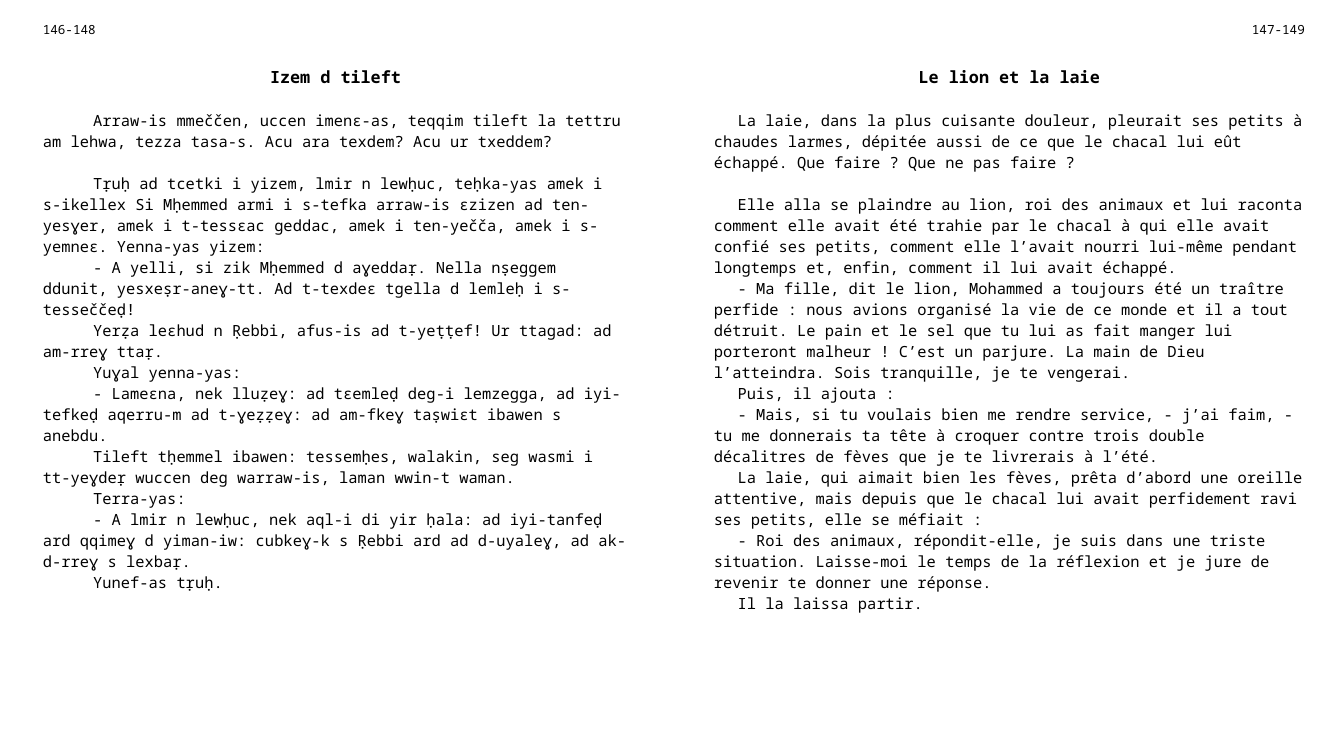
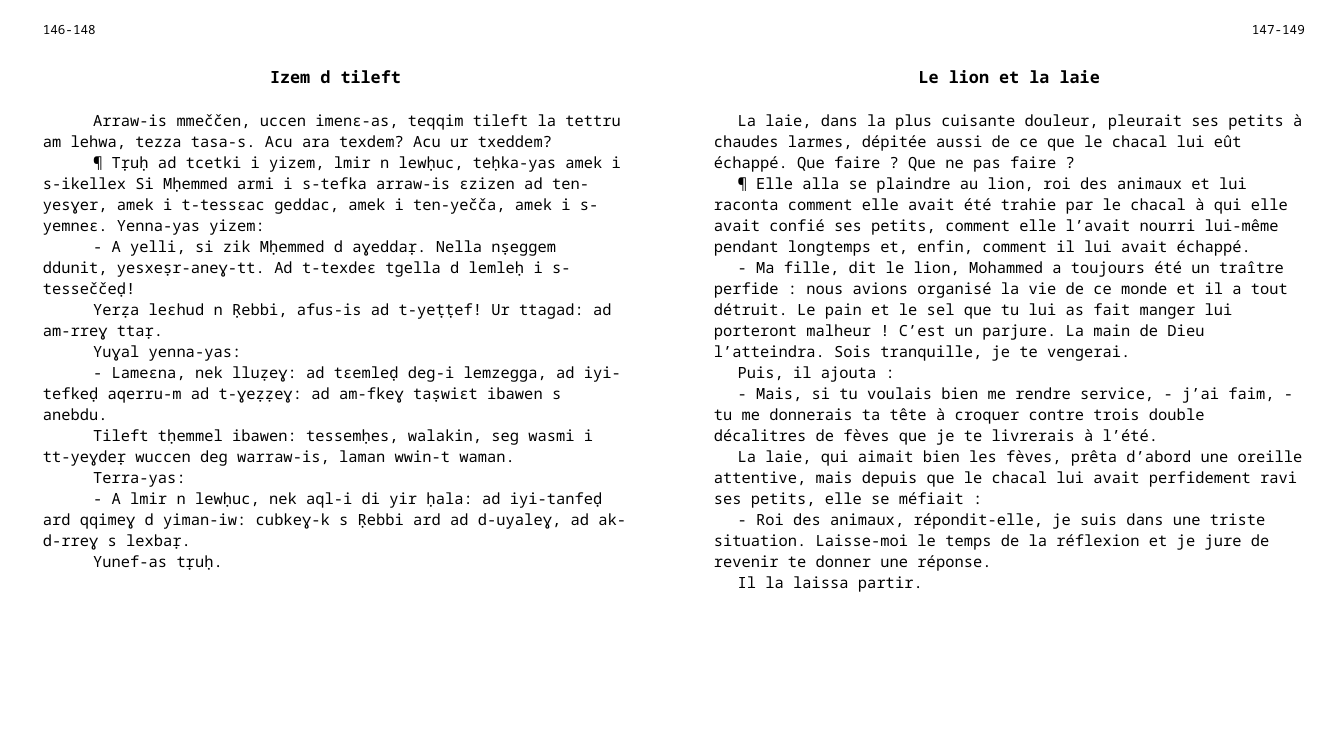
Before and after one commit to sferhah/tamacahut_n_wuccen, a slide deck: slide 56 of Uccen.ConsoleApp/uccen.pptx. Drawn at 1344x756 pixels with LibreOffice and Linux fonts; fonts in the diff are those of the drawing. Boxes give left, top, right and bottom in pixels: in the first picture for what was removed or moved away, otherwise in the second. Text is boxed around its words. In the diff, an @@ line names an element or a change of style, - is before the commit and + after.

```diff
--- a/Uccen.ConsoleApp/uccen.pptx
+++ b/Uccen.ConsoleApp/uccen.pptx
@@ table at box(32, 16, 1315, 729) @@
-row 3, column 1: Arraw-is mmeččen, uccen imenɛ-as, teqqim tileft la tettru am lehwa, tezza tasa-s. Acu ara texdem? Acu ur txeddem? / Tṛuḥ ad tcetki i yizem, lmir n lewḥuc, teḥka-yas amek i s-ikellex Si Mḥemmed armi i s-tefka arraw-is ɛzizen ad ten-yesɣer, amek i t-tessɛac geddac, amek i ten-yečča, amek i s-yemneɛ. Yenna-yas yizem: / - A yelli, si zik Mḥemmed d aɣeddaṛ. Nella nṣeggem ddunit, yesxeṣr-aneɣ-tt. Ad t-texdeɛ tgella d lemleḥ i s-tesseččeḍ! / Yerẓa leɛhud n Ṛebbi, afus-is ad t-yeṭṭef! Ur ttagad: ad am-rreɣ ttaṛ. / Yuɣal yenna-yas: / - Lameɛna, nek lluẓeɣ: ad tɛemleḍ deg-i lemzegga, ad iyi-tefkeḍ aqerru-m ad t-ɣeẓẓeɣ: ad am-fkeɣ taṣwiɛt ibawen s anebdu. / Tileft tḥemmel ibawen: tessemḥes, walakin, seg wasmi i tt-yeɣdeṛ wuccen deg warraw-is, laman wwin-t waman. / Terra-yas: / - A lmir n lewḥuc, nek aql-i di yir ḥala: ad iyi-tanfeḍ ard qqimeɣ d yiman-iw: cubkeɣ-k s Ṛebbi ard ad d-uyaleɣ, ad ak-d-rreɣ s lexbaṛ. / Yunef-as tṛuḥ.
+row 3, column 1: Arraw-is mmeččen, uccen imenɛ-as, teqqim tileft la tettru am lehwa, tezza tasa-s. Acu ara texdem? Acu ur txeddem? / ¶ Tṛuḥ ad tcetki i yizem, lmir n lewḥuc, teḥka-yas amek i s-ikellex Si Mḥemmed armi i s-tefka arraw-is ɛzizen ad ten-yesɣer, amek i t-tessɛac geddac, amek i ten-yečča, amek i s-yemneɛ. Yenna-yas yizem: / - A yelli, si zik Mḥemmed d aɣeddaṛ. Nella nṣeggem ddunit, yesxeṣr-aneɣ-tt. Ad t-texdeɛ tgella d lemleḥ i s-tesseččeḍ! / Yerẓa leɛhud n Ṛebbi, afus-is ad t-yeṭṭef! Ur ttagad: ad am-rreɣ ttaṛ. / Yuɣal yenna-yas: / - Lameɛna, nek lluẓeɣ: ad tɛemleḍ deg-i lemzegga, ad iyi-tefkeḍ aqerru-m ad t-ɣeẓẓeɣ: ad am-fkeɣ taṣwiɛt ibawen s anebdu. / Tileft tḥemmel ibawen: tessemḥes, walakin, seg wasmi i tt-yeɣdeṛ wuccen deg warraw-is, laman wwin-t waman. / Terra-yas: / - A lmir n lewḥuc, nek aql-i di yir ḥala: ad iyi-tanfeḍ ard qqimeɣ d yiman-iw: cubkeɣ-k s Ṛebbi ard ad d-uyaleɣ, ad ak-d-rreɣ s lexbaṛ. / Yunef-as tṛuḥ.
-row 3, column 3: La laie, dans la plus cuisante douleur, pleurait ses petits à chaudes larmes, dépitée aussi de ce que le chacal lui eût échappé. Que faire ? Que ne pas faire ? / Elle alla se plaindre au lion, roi des animaux et lui raconta comment elle avait été trahie par le chacal à qui elle avait confié ses petits, comment elle l’avait nourri lui-même pendant longtemps et, enfin, comment il lui avait échappé. / - Ma fille, dit le lion, Mohammed a toujours été un traître perfide : nous avions organisé la vie de ce monde et il a tout détruit. Le pain et le sel que tu lui as fait manger lui porteront malheur ! C’est un parjure. La main de Dieu l’atteindra. Sois tranquille, je te vengerai. / Puis, il ajouta : / - Mais, si tu voulais bien me rendre service, - j’ai faim, - tu me donnerais ta tête à croquer contre trois double décalitres de fèves que je te livrerais à l’été. / La laie, qui aimait bien les fèves, prêta d’abord une oreille attentive, mais depuis que le chacal lui avait perfidement ravi ses petits, elle se méfiait : / - Roi des animaux, répondit-elle, je suis dans une triste situation. Laisse-moi le temps de la réflexion et je jure de revenir te donner une réponse. / Il la laissa partir.
+row 3, column 3: La laie, dans la plus cuisante douleur, pleurait ses petits à chaudes larmes, dépitée aussi de ce que le chacal lui eût échappé. Que faire ? Que ne pas faire ? / ¶ Elle alla se plaindre au lion, roi des animaux et lui raconta comment elle avait été trahie par le chacal à qui elle avait confié ses petits, comment elle l’avait nourri lui-même pendant longtemps et, enfin, comment il lui avait échappé. / - Ma fille, dit le lion, Mohammed a toujours été un traître perfide : nous avions organisé la vie de ce monde et il a tout détruit. Le pain et le sel que tu lui as fait manger lui porteront malheur ! C’est un parjure. La main de Dieu l’atteindra. Sois tranquille, je te vengerai. / Puis, il ajouta : / - Mais, si tu voulais bien me rendre service, - j’ai faim, - tu me donnerais ta tête à croquer contre trois double décalitres de fèves que je te livrerais à l’été. / La laie, qui aimait bien les fèves, prêta d’abord une oreille attentive, mais depuis que le chacal lui avait perfidement ravi ses petits, elle se méfiait : / - Roi des animaux, répondit-elle, je suis dans une triste situation. Laisse-moi le temps de la réflexion et je jure de revenir te donner une réponse. / Il la laissa partir.
```
Also in this commit, not shown: 20 other slides changed, 1 other file.
